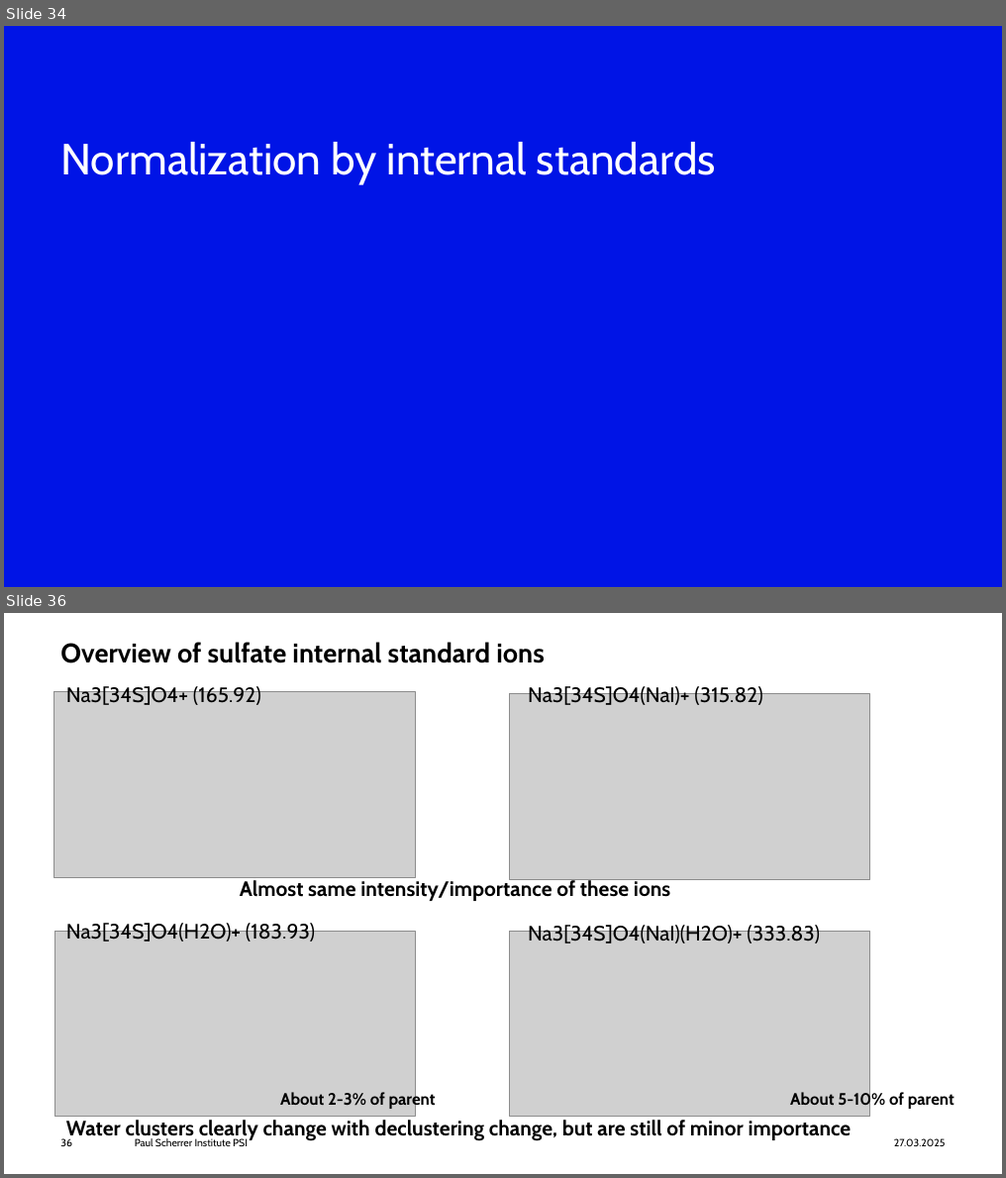
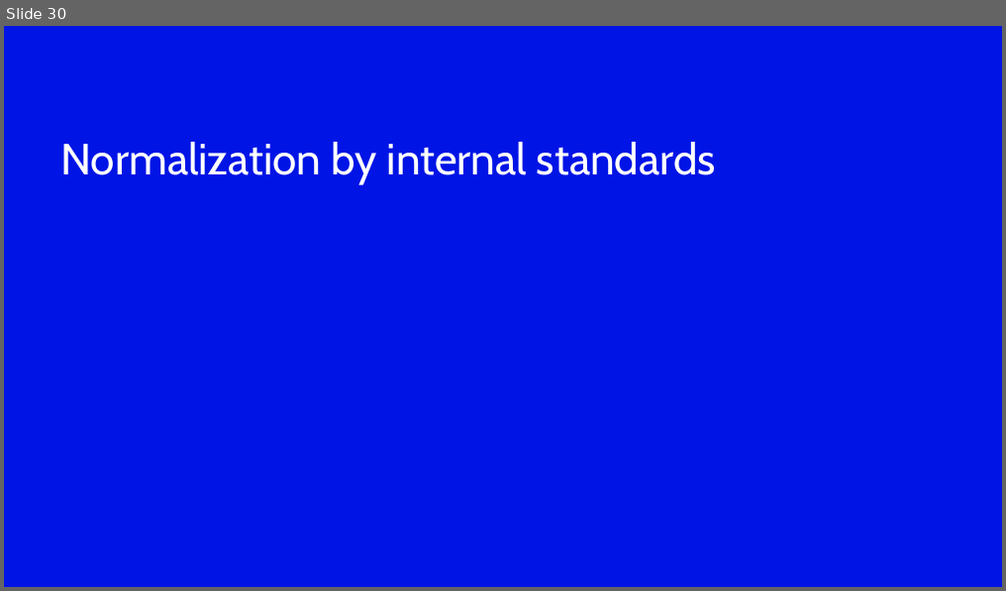
Before and after one commit to wengjul/offline-eesi-pipeline, a slide deck: workflow_overview_slides/2025_03_EESI data analysis pipeline_general overview.pptx. Shown one above the other, each under a label of ours: slides 34 and 36 before the commit, slide 30 after it; the slides between them are not shown. The pictures are 1006x1178 and 1006x591 pixels, drawn with LibreOffice and Linux fonts; fonts in the diff are those of the drawing; grey boxes stand for pictures; background and template pictures are left out. Boxes give left, top, right and bottom in pixels: in the first picture for what was removed or moved away, otherwise in the second. Text is boxed around its words. In the diff, an @@ line names an element or a change of style, - is before the commit and + after.

Commit message:
Polish pptx overview slides.

```diff
--- a/workflow_overview_slides/2025_03_EESI data analysis pipeline_general overview.pptx
+++ b/workflow_overview_slides/2025_03_EESI data analysis pipeline_general overview.pptx
@@ slide 36 removed at (4,613,1002,1174), background #FFFFFF @@
@@ title removed at (60,642,545,663) @@
-Overview of sulfate internal standard ions
@@ picture removed at (54,691,416,877) @@
@@ text removed at (66,684,261,705) @@
-Na3[34S]O4+ (165.92)
@@ picture removed at (509,694,870,879) @@
@@ text removed at (528,684,762,705) @@
-Na3[34S]O4(NaI)+ (315.82)
@@ text removed at (240,878,670,901) @@
-Almost same intensity/importance of these ions
@@ picture removed at (54,931,416,1117) @@
@@ text removed at (66,921,315,942) @@
-Na3[34S]O4(H2O)+ (183.93)
@@ picture removed at (509,931,870,1117) @@
@@ text removed at (528,923,820,944) @@
-Na3[34S]O4(NaI)(H2O)+ (333.83)
@@ text removed at (280,1091,436,1109) @@
-About 2-3% of parent
@@ text removed at (790,1091,954,1109) @@
-About 5-10% of parent
@@ page number removed at (60,1139,72,1147) @@
-36
@@ text removed at (66,1120,851,1142) @@
-Water clusters clearly change with declustering change, but are still of minor importance
@@ text removed at (135,1139,248,1147) @@
-Paul Scherrer Institute PSI
@@ text removed at (894,1139,945,1147) @@
-27.03.2025
@@ what was slide 34 is now slide 30 @@
```
Also in this commit, not shown: 32 slides changed, 8 other slides removed, 1 other file.
